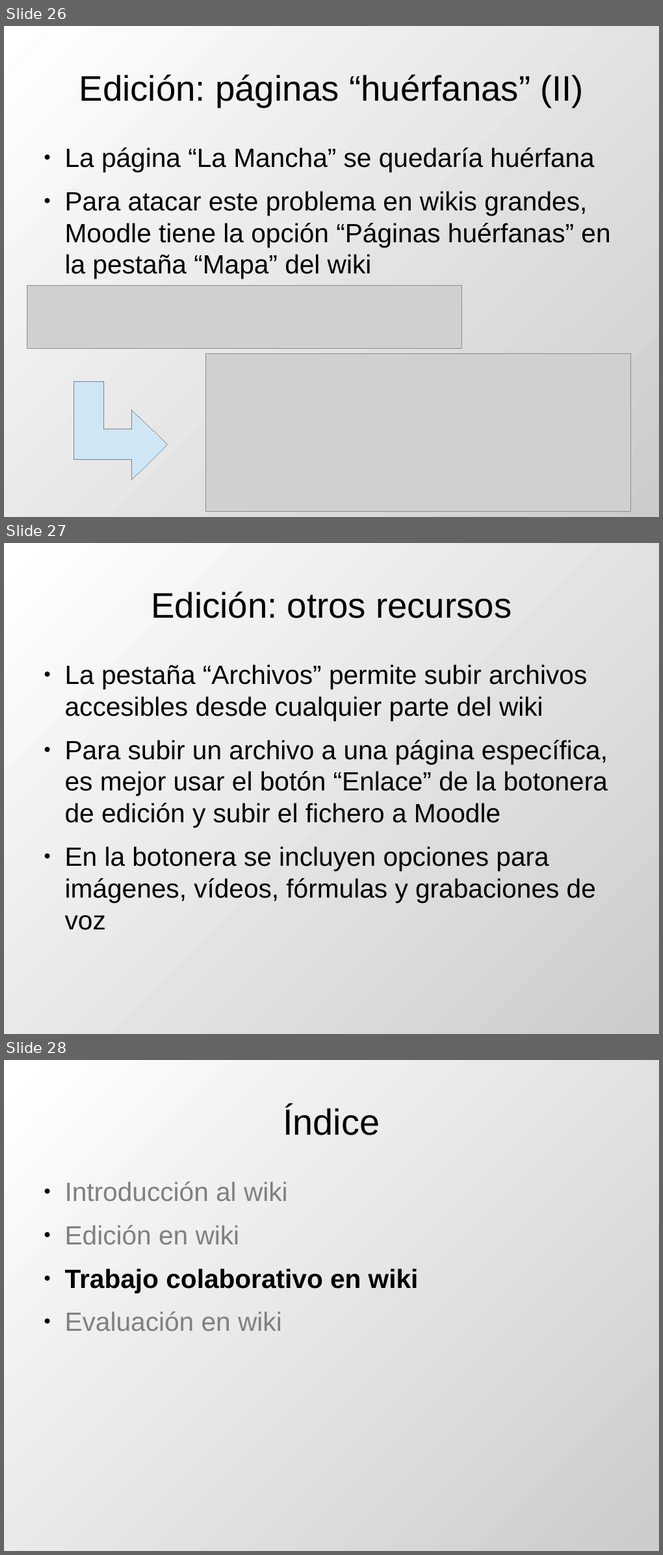
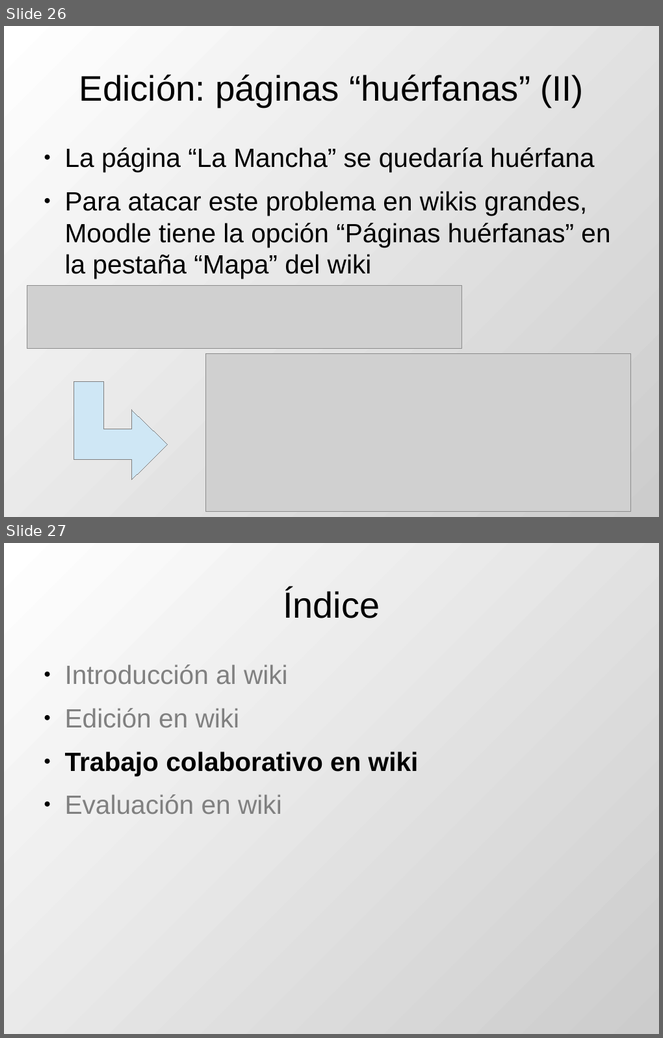
Before and after one commit to DrPantera/wikis4education, a slide deck: aulablog-2014/wikis-ods.odp. Shown one above the other, each under a label of ours: slides 26, 27 and 28 before the commit, slides 26 and 27 after it. The pictures are 663x1555 and 663x1038 pixels, drawn with LibreOffice and Linux fonts; fonts in the diff are those of the drawing; grey boxes stand for pictures. Boxes give left, top, right and bottom in pixels: in the first picture for what was removed or moved away, otherwise in the second. Text is boxed around its words. In the diff, an @@ line names an element or a change of style, - is before the commit and + after.

```diff
--- a/aulablog-2014/wikis-ods.odp
+++ b/aulablog-2014/wikis-ods.odp
@@ slide 27 removed at (4, 543, 659, 1034), background gradient #FFFFFF to #CCCCCC @@
@@ title removed at (151, 591, 512, 618) @@
-Edición: otros recursos
@@ text removed at (65, 665, 608, 930) @@
-● La pestaña “Archivos” permite subir archivos accesibles desde cualquier parte del wiki
-● Para subir un archivo a una página específica, es mejor usar el botón “Enlace” de la botonera de edición y subir el fichero a Moodle
-● En la botonera se incluyen opciones para imágenes, vídeos, fórmulas y grabaciones de voz
@@ what was slide 28 is now slide 27 @@
```
Also in this commit, not shown: 2 other slides removed, 18 other files.
